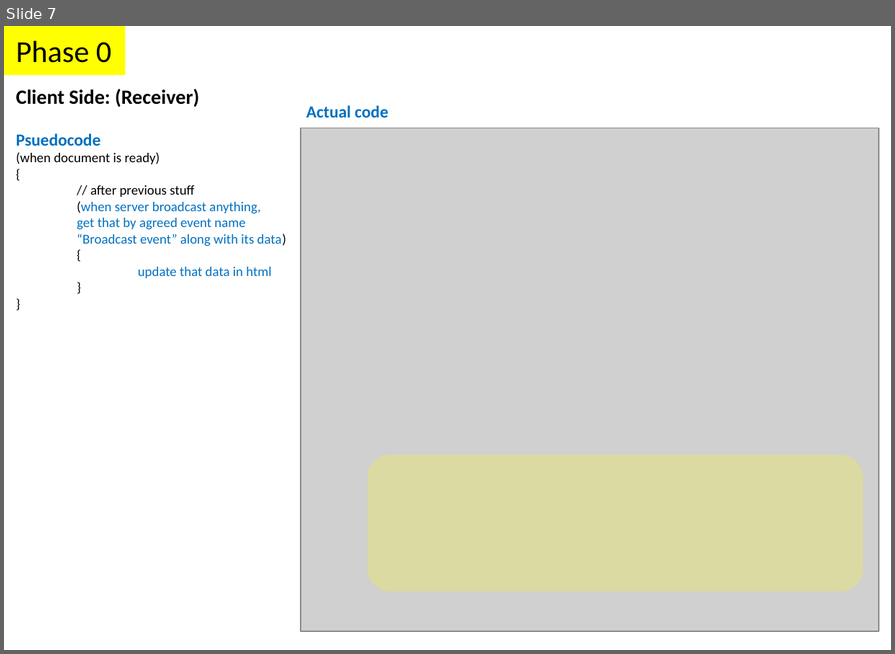
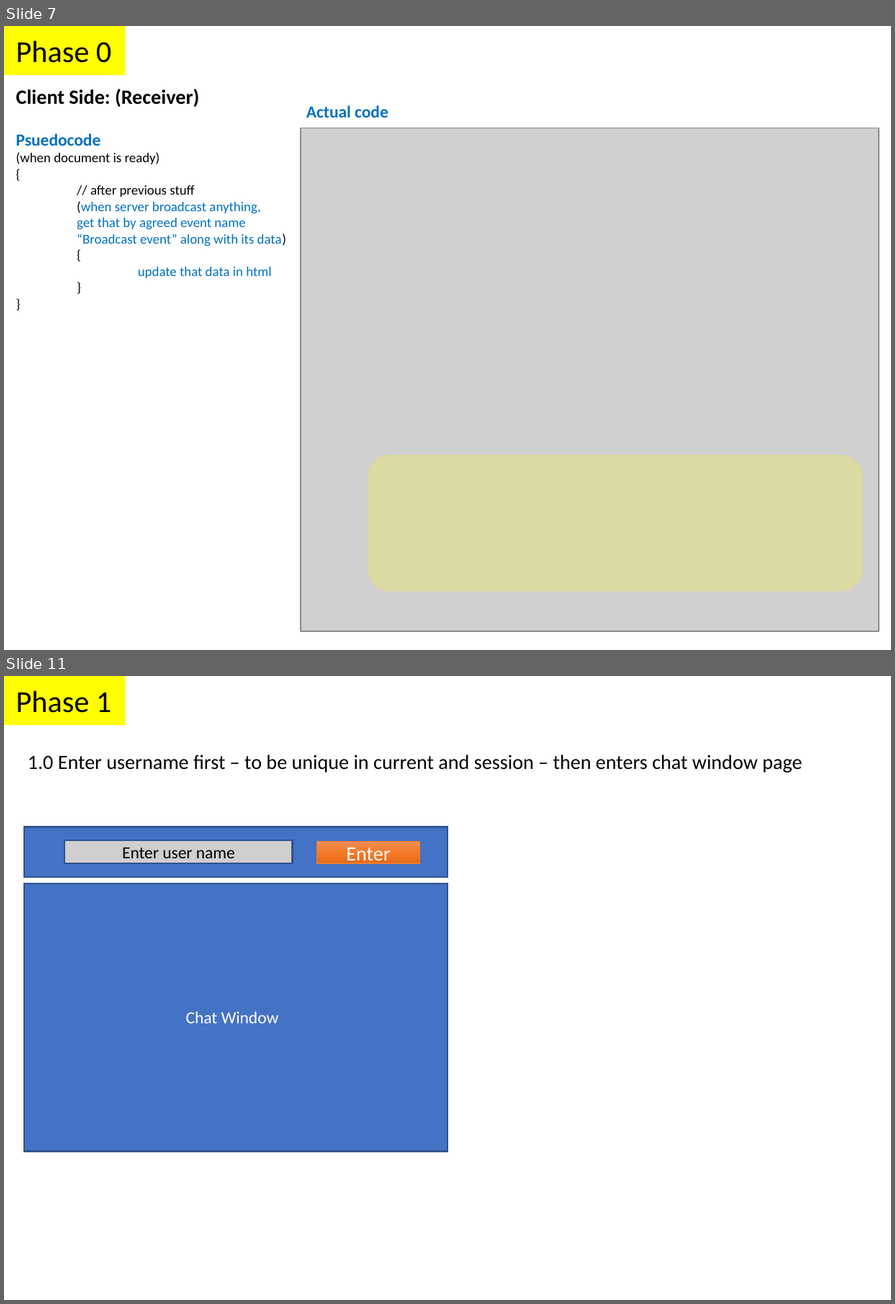
Before and after one commit to parthi2929/awesome-socket-io, a slide deck: Illustrations.pptx. Shown one above the other, each under a label of ours: slide 7 before the commit, slides 7 and 11 after it; the slides between them are not shown. The pictures are 895x654 and 895x1304 pixels, drawn with LibreOffice and Linux fonts; fonts in the diff are those of the drawing; grey boxes stand for pictures. Boxes give left, top, right and bottom in pixels: in the first picture for what was removed or moved away, otherwise in the second. Text is boxed around its words. In the diff, an @@ line names an element or a change of style, - is before the commit and + after.

```diff
--- a/Illustrations.pptx
+++ b/Illustrations.pptx
@@ slide 11 added at (4,676,891,1300), background #FFFFFF @@
@@ rectangle added at (4,676,126,725), fill #FFFF00, 18 pt, text #000000 @@
+Phase 1
@@ text added at (28,754,802,772), 12 pt, text #000000 @@
+1.0 Enter username first – to be unique in current and session – then enters chat window page
@@ rectangle added at (23,827,448,877), fill #4472C4, outline #325491 1 pt @@
@@ rectangle added at (65,840,293,864), fill #D0CECE, outline #325491 1 pt, 10 pt, text #000000 @@
+Enter user name
@@ rectangle added at (317,842,421,864), fill gradient #F18C57 to #F67B28 to #E56C19, outline #ED7D31 0.5 pt, 12 pt, text #FFFFFF @@
+Enter
@@ rectangle added at (23,883,448,1150), fill #4472C4, outline #325491 1 pt @@
@@ text added at (186,1011,279,1023), 10 pt, text #FFFFFF @@
+Chat Window
```
Also in this commit, not shown: 3 other slides added, 6 other files.
